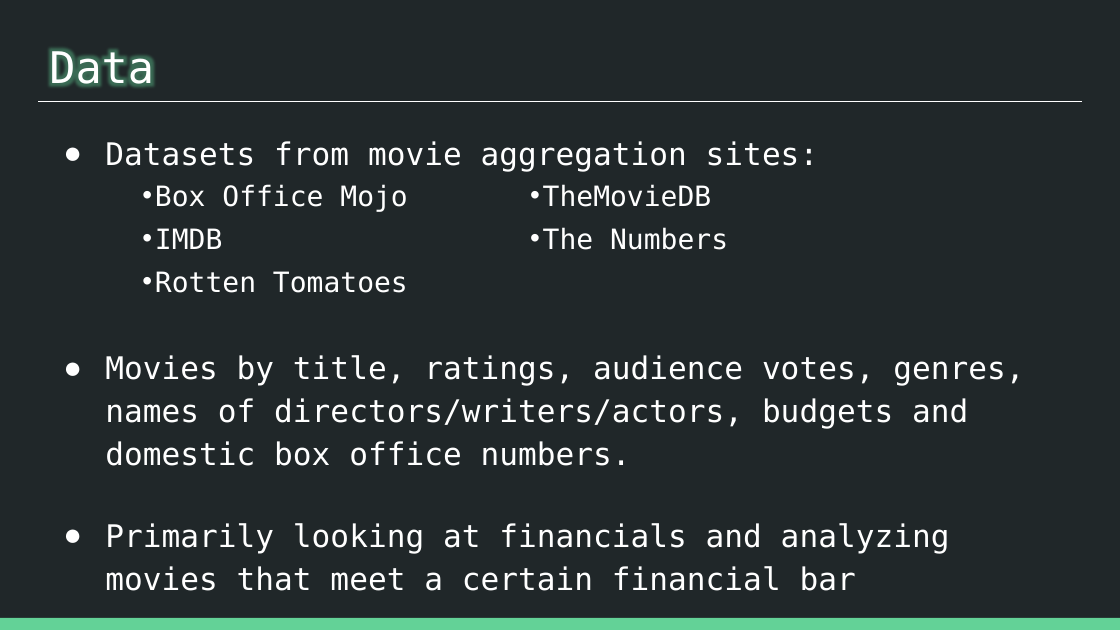
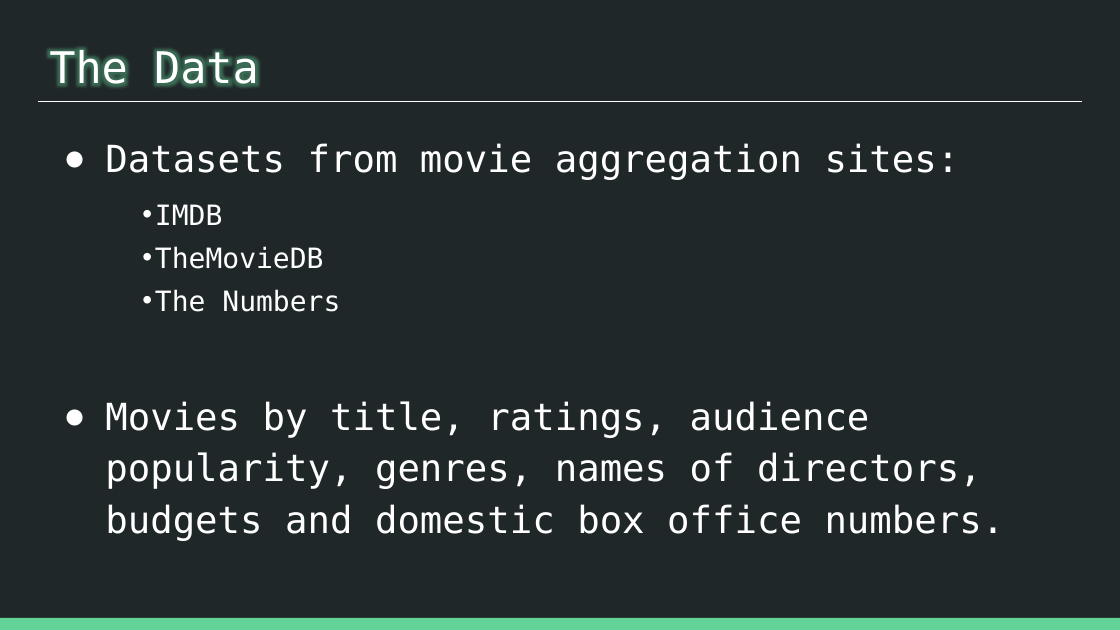
Before and after one commit to patrick-anastasio/Flatiron_DSC-Phase1_Project, a slide deck: slide 5 of Slide Deck.pptx. Drawn at 1120x630 pixels with LibreOffice and Linux fonts; fonts in the diff are those of the drawing. Boxes give left, top, right and bottom in pixels: in the first picture for what was removed or moved away, otherwise in the second. Text is boxed around its words. In the diff, an @@ line names an element or a change of style, - is before the commit and + after.

```diff
--- a/Slide Deck.pptx
+++ b/Slide Deck.pptx
@@ title at <box>49,48,259,93</box>: text changed @@
-Data
+The Data
@@ text at <box>105,143,960,180</box>: size 20 to 24 pt in "Datasets from movie aggregation sites:" @@
@@ text "IMDB": place and size @@
-text "IMDB" at <box>155,184,631,466</box>
+text "IMDB" at <box>155,204,340,312</box>
@@ text at <box>155,184,407,212</box>: paragraph removed @@
-      • Box Office Mojo
@@ text at <box>155,271,408,293</box>: paragraph removed @@
-      • Rotten Tomatoes
@@ text at <box>105,401,1005,540</box>: text changed; size 20 to 24 pt @@
-● Movies by title, ratings, audience votes, genres, names of directors/writers/actors, budgets and domestic box office numbers.
-● Primarily looking at financials and analyzing movies that meet a certain financial bar
+● Movies by title, ratings, audience popularity, genres, names of directors, budgets and domestic box office numbers.
```
Also in this commit, not shown: 12 other slides changed, 2 slides added, 17 other files.
